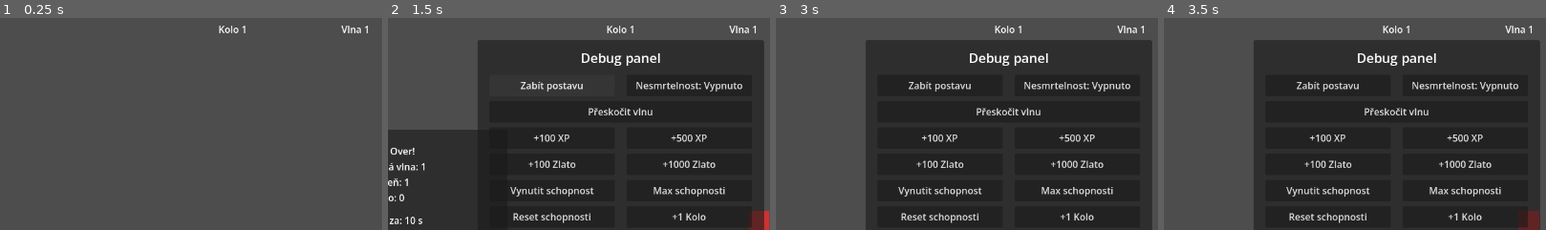
Above: before the commit, frames 1-4 (left to right).
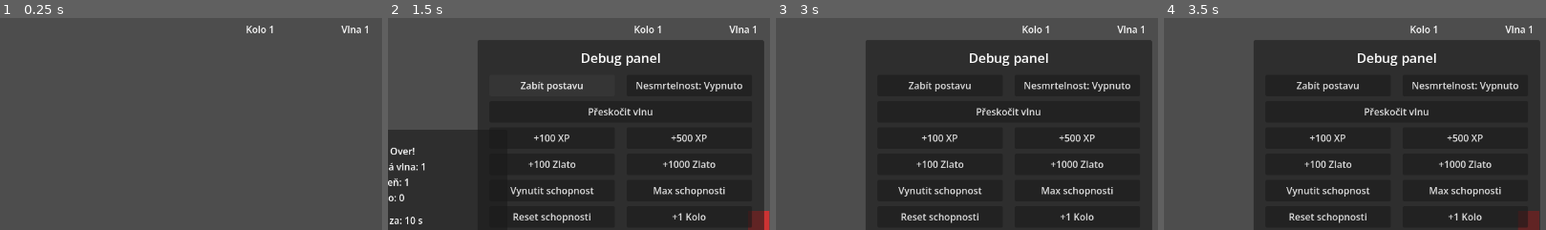
Above: after the commit, the same moments.

Repository: Wazzbi/auto-battler
Game: Godot game, scene res://scenes/main.tscn
Same seed, same stepped clock (60 frames per second), same inputs: the game is played once before the commit and once after it.
Inputs:
- Up to frame 1 (0.25 s): no input
- Up to frame 2 (1.5 s): click "Debug" at 0.5 s; click "Zabít postavu" at 1.25 s
- Up to frame 3 (3 s): click "Pokračovat" at 2 s; click "Debug" at 2.75 s
- Up to frame 4 (3.5 s): no input
The pictures show only the part of the screen within x 50-100%, y 0-50%; the shares and areas given below are measured in that part.

The runs differ from the first frame. In frame 1, 0.3% of the frame differs, in the area x 57-72%, y 3-8%; in frame 2, 0.3%; in frame 3, 0.3%; in frame 4, 0.3%.

Commit message:
Right-align Kolo label to match Vlna
LoopLabel ("Kolo N") now right-aligned too, matching WaveLabel - both
labels' text hugs their own box's right edge, keeping the visible
20px gap between them exact regardless of digit count.

Co-Authored-By: Claude Sonnet 5 <noreply@anthropic.com>

Diff:
--- a/scenes/ui/hud.tscn
+++ b/scenes/ui/hud.tscn
@@ -135,7 +135,7 @@
 offset_right = -180.0
 offset_bottom = 44.0
 text = "Kolo 1"
-horizontal_alignment = 1
+horizontal_alignment = 2
 
 [node name="WaveLabel" type="Label" parent="Control" unique_id=439171733]
 layout_mode = 1
Not shown, changed: CLAUDE.md
